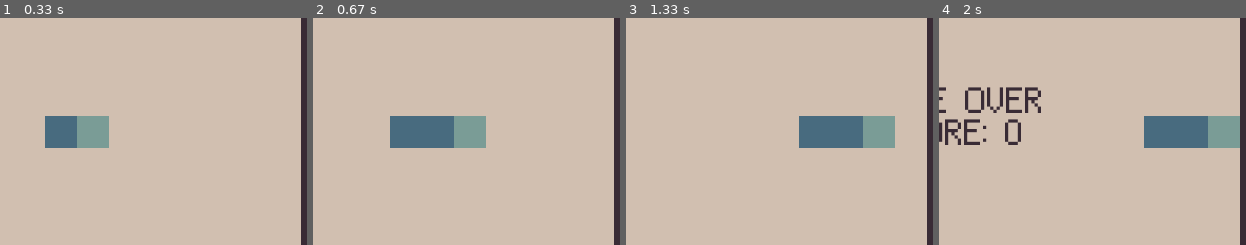
Above: before the commit, frames 1-4 (left to right).
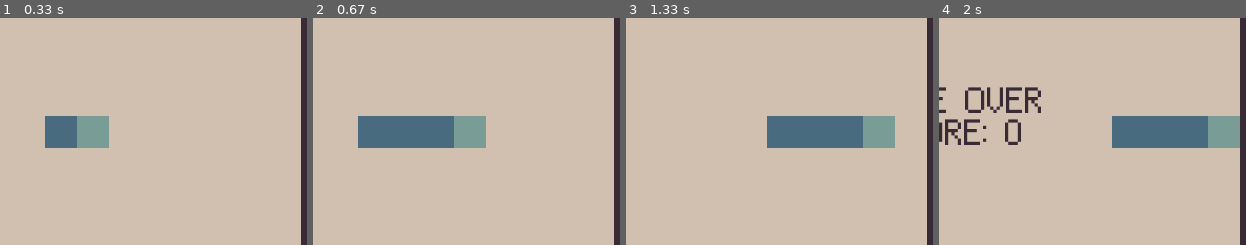
Above: after the commit, the same moments.

Repository: theo-baccam/snake
Game: pygame game, started from main.py
Same seed, same stepped clock (60 frames per second), same inputs: the game is played once before the commit and once after it.
Inputs:
- Up to frame 1 (0.33 s): no input
- Up to frame 2 (0.67 s): no input
- Up to frame 3 (1.33 s): no input
- Up to frame 4 (2 s): no input
The pictures show only the part of the screen within x 50-100%, y 28-78%; the shares and areas given below are measured in that part.

Frame 1 is identical in both runs. In frame 2, 1.5% of the frame differs, in the area x 14-26%, y 43-58%; in frame 3, 1.5%; in frame 4, 1.5%.

Commit message:
changed inital snake length

Diff:
--- a/logic_functions.py
+++ b/logic_functions.py
@@ -2,7 +2,8 @@
 from random import choice
 from functools import partial
 
-snake_length = 3
+INITIAL_SNAKE_LENGTH = 4
+snake_length = INITIAL_SNAKE_LENGTH
 
 
 def calculate_grid():
--- a/render_functions.py
+++ b/render_functions.py
@@ -41,7 +41,7 @@
 
 
 def draw_score(screen):
-    SCORE_SURFACE = FONT.render(f"SCORE: {lf.snake_length - 3}", True, BACKGROUND_COLOR)
+    SCORE_SURFACE = FONT.render(f"SCORE: {lf.snake_length - lf.INITIAL_SNAKE_LENGTH}", True, BACKGROUND_COLOR)
     screen.blit(
         SCORE_SURFACE,
         (lf.grid_coordinate["A1"][0] + 3, lf.grid_coordinate["A1"][1] + 3),
@@ -55,7 +55,7 @@
         (lf.grid_coordinate["G11"][0] + 3 - GAME_OVER_MIDDLE, lf.grid_coordinate["G11"][1] + 3)
     )
 
-    SCORE_SURFACE = FONT.render(f"SCORE: {lf.snake_length - 3}", True, BORDER_COLOR)
+    SCORE_SURFACE = FONT.render(f"SCORE: {lf.snake_length - lf.INITIAL_SNAKE_LENGTH}", True, BORDER_COLOR)
     SCORE_MIDDLE = SCORE_SURFACE.get_width() / 2
     screen.blit(
         SCORE_SURFACE,
